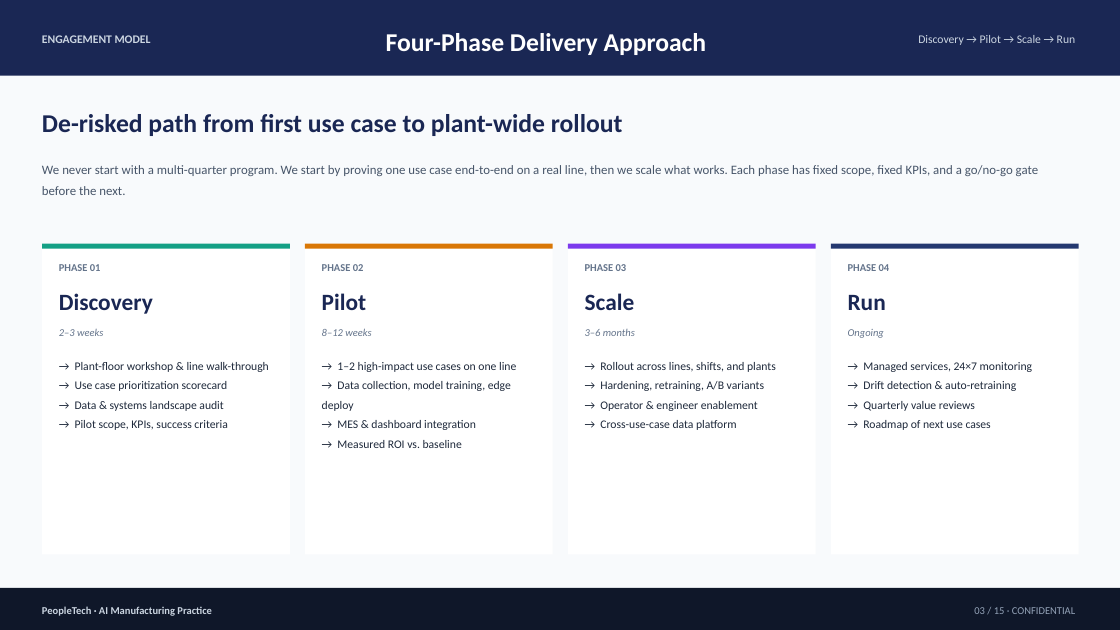
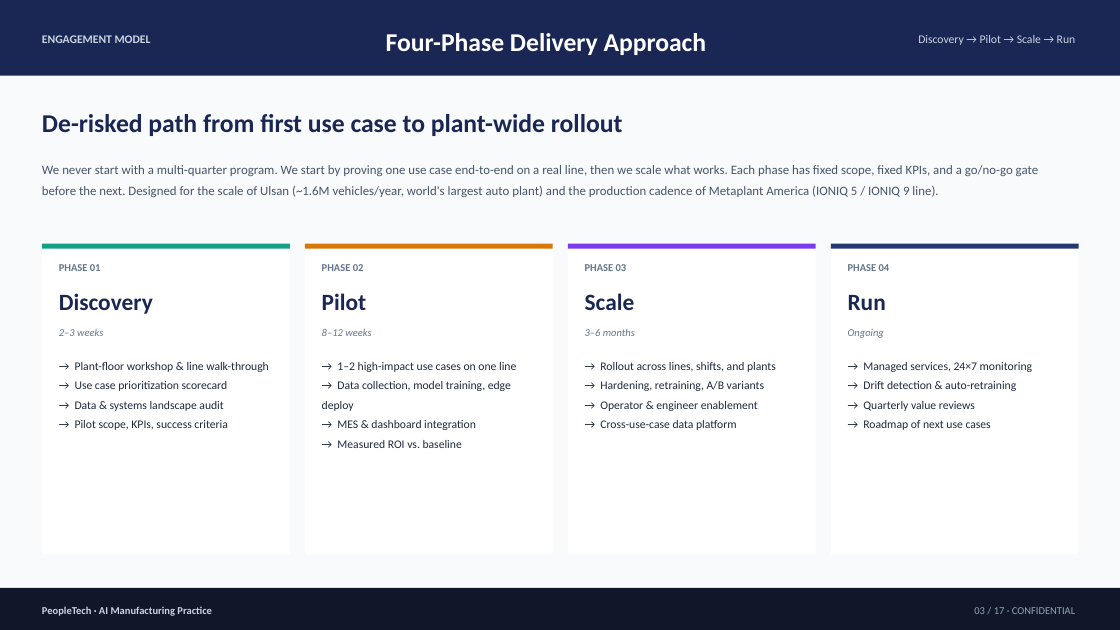
Before and after one commit to shekerkamma/hyundai-peopletech-deck, a slide deck: slide 3 of Hyundai_PeopleTech_AI_Plant_Operations.pptx. Drawn at 1120x630 pixels with LibreOffice and Linux fonts; fonts in the diff are those of the drawing. Boxes give left, top, right and bottom in pixels: in the first picture for what was removed or moved away, otherwise in the second. Text is boxed around its words. In the diff, an @@ line names an element or a change of style, - is before the commit and + after.

```diff
--- a/Hyundai_PeopleTech_AI_Plant_Operations.pptx
+++ b/Hyundai_PeopleTech_AI_Plant_Operations.pptx
@@ text at <box>42,165,1038,197</box>: text changed @@
-We never start with a multi-quarter program. We start by proving one use case end-to-end on a real line, then we scale what works. Each phase has fixed scope, fixed KPIs, and a go/no-go gate before the next.
+We never start with a multi-quarter program. We start by proving one use case end-to-end on a real line, then we scale what works. Each phase has fixed scope, fixed KPIs, and a go/no-go gate before the next. Designed for the scale of Ulsan (~1.6M vehicles/year, world's largest auto plant) and the production cadence of Metaplant America (IONIQ 5 / IONIQ 9 line).
```
Also in this commit, not shown: 14 other slides changed, 2 slides added, 15 other files.
